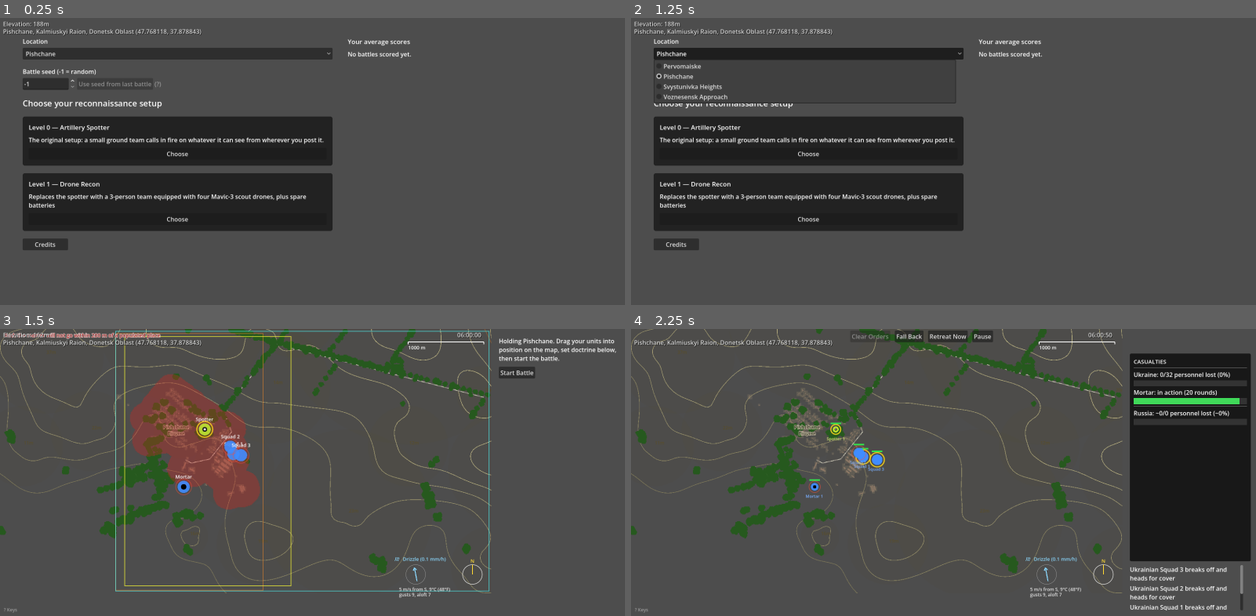
Above: before the commit, frames 1-4 (two rows, left to right).
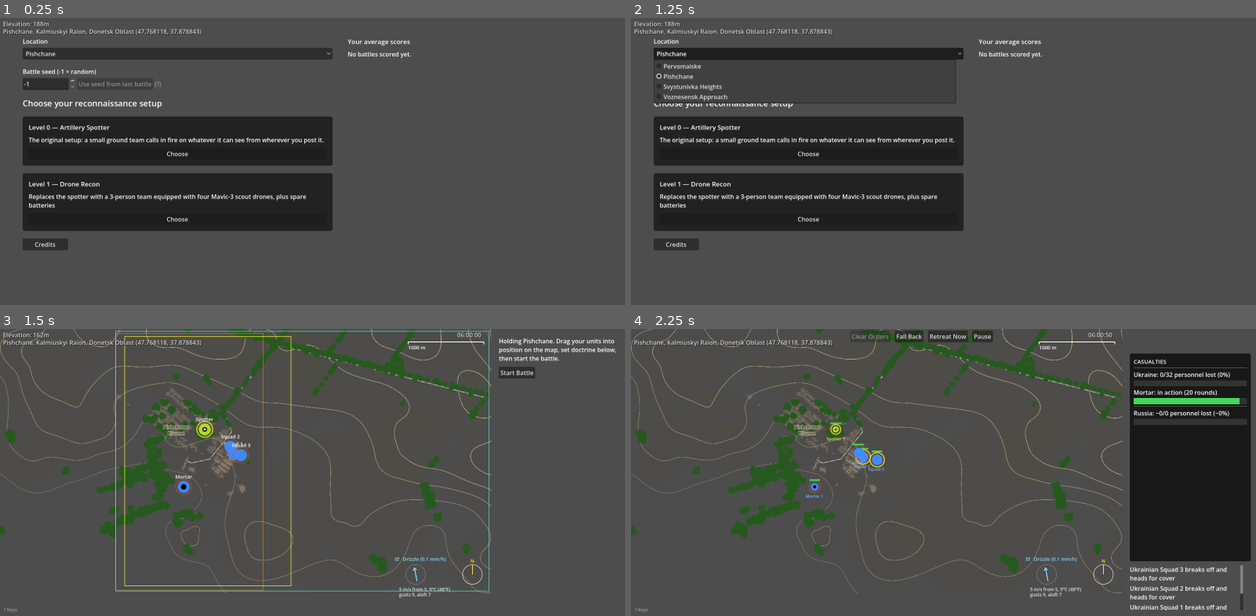
Above: after the commit, the same moments.

Repository: verybadcat/Drones
Game: Godot game, scene res://scenes/Main.tscn
Same seed, same stepped clock (60 frames per second), same inputs: the game is played once before the commit and once after it. Sound files missing from this copy of the repository are replaced by a short silence.
Inputs:
- Up to frame 1 (0.25 s): no input
- Up to frame 2 (1.25 s): click "Pishchane" at 0.5 s
- Up to frame 3 (1.5 s): click "Choose" at 1.25 s
- Up to frame 4 (2.25 s): click "Start Battle" at 2 s

Frames 1-2 are identical in both runs. In frame 3, 5.7% of the frame differs, in the area x 0-42%, y 1-63%; in frame 4, nothing differs.

Commit message:
Show the mortar-exclusion red only while the mortar is being placed
Co-Authored-By: Claude Sonnet 5.5 <noreply@anthropic.com>

Diff:
--- a/scripts/deployment_screen.gd
+++ b/scripts/deployment_screen.gd
@@ -50,6 +50,7 @@
 					break
 		else:
 			_dragging = null
+		queue_redraw() # the mortar-exclusion wash shows only while the mortar is being placed
 	elif event is InputEventMouseMotion and _dragging != null:
 		var zone := _dragging.deployment_zone
 		var mouse_pos := get_global_mouse_position()
@@ -94,11 +95,13 @@
 
 func _draw() -> void:
 	GameConfig.draw_terrain(self)
-	GameConfig.draw_mortar_exclusion(self) # the ground the mortar will not go: within 200 m of a populated place
 	draw_rect(GameConfig.CURRENT_MAP.player.mortar_deployment_zone, Color(1.0, 0.55, 0.15, 0.5), false, 2.0)
 	draw_rect(GameConfig.CURRENT_MAP.player.deployment_zone, Color(1.0, 1.0, 0.2, 0.7), false, 2.0)
 	draw_rect(_recon_deployment_zone(), Color(0.3, 1.0, 1.0, 0.6), false, 2.0)
-	if not GameConfig.mortar_exclusion_rects().is_empty():
+	# The ground the mortar will not go (within 200 m of a populated place) is shown only while the mortar is being
+	# placed — direct user request: "The red can be visible only when setting up the mortar."
+	if _dragging != null and _dragging.kind == Unit.Kind.MORTAR and not GameConfig.mortar_exclusion_rects().is_empty():
+		GameConfig.draw_mortar_exclusion(self)
 		var font: Font = ThemeDB.fallback_font
 		var at := Vector2(-GameConfig.WEST_FLANK_WIDTH_PX + 12.0, 22.0)
 		var text := "Red: the mortar will not go within 200 m of a populated place"
--- a/tools/map_pipeline/mortar_exclusion/render_setup.gd
+++ b/tools/map_pipeline/mortar_exclusion/render_setup.gd
@@ -4,11 +4,13 @@
 var map_id := "pishchane"
 var out_path := ""
 var scale_px_per_m := 0.3
+var drag_mortar := false # the red wash shows only while the mortar is being dragged
 func _initialize():
 	for a in OS.get_cmdline_user_args():
 		if a.begins_with("--map="): map_id = a.substr(6)
 		elif a.begins_with("--out="): out_path = a.substr(6)
 		elif a.begins_with("--scale="): scale_px_per_m = float(a.substr(8))
+		elif a == "--drag": drag_mortar = true
 	call_deferred("run")
 func run():
 	GameConfig.set_active_map(map_id)
@@ -27,7 +29,11 @@
 	holder.scale = Vector2(k, k)
 	holder.position = -crop.position * scale_px_per_m
 	vp.add_child(holder)
-	holder.add_child(DeploymentScreen.new())
+	var screen := DeploymentScreen.new()
+	holder.add_child(screen)
+	if drag_mortar:
+		screen._dragging = screen._mortar_token
+		screen.queue_redraw()
 	for i in 6:
 		await process_frame
 	await RenderingServer.frame_post_draw
Not shown, changed: docs/designs/tactical-commander-doctrine.md
